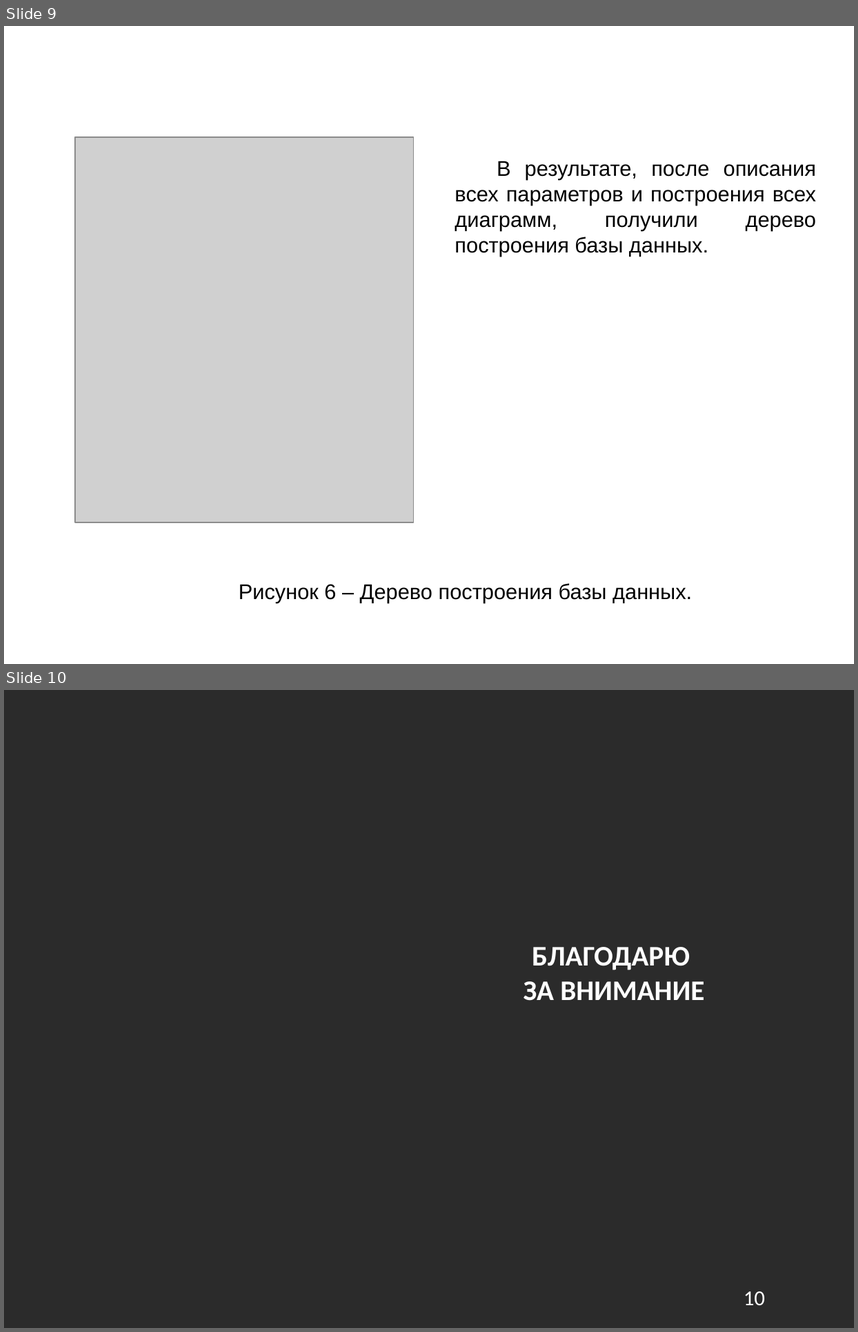
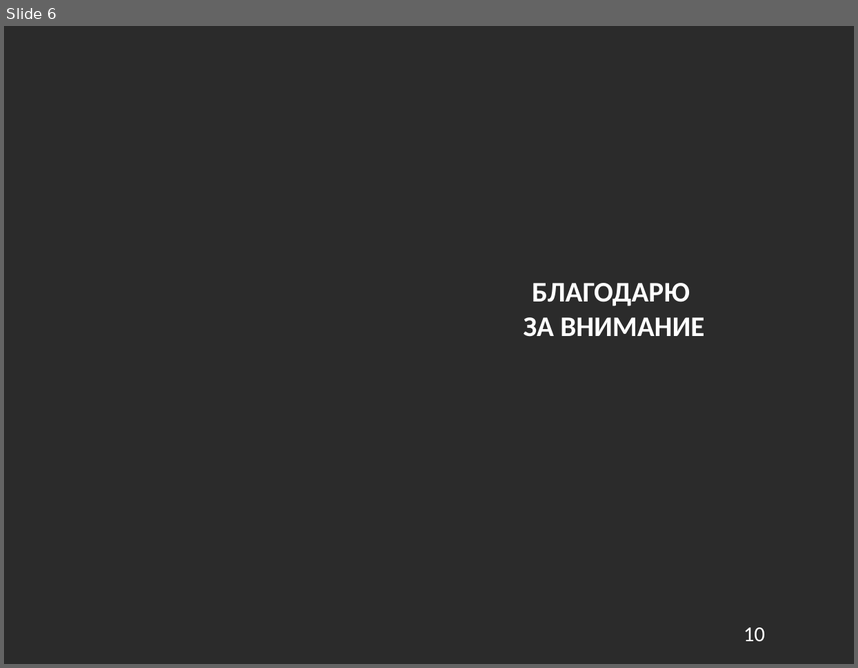
Before and after one commit to NeoWlad/Deutsch, a slide deck: Klimova_na_russkom.pptx. Shown one above the other, each under a label of ours: slides 9 and 10 before the commit, slide 6 after it. The pictures are 858x1332 and 858x668 pixels, drawn with LibreOffice and Linux fonts; fonts in the diff are those of the drawing; grey boxes stand for pictures; background and template pictures are left out; a plain dark background stands for a picture behind light text. Boxes give left, top, right and bottom in pixels: in the first picture for what was removed or moved away, otherwise in the second. Text is boxed around its words. In the diff, an @@ line names an element or a change of style, - is before the commit and + after.

```diff
--- a/Klimova_na_russkom.pptx
+++ b/Klimova_na_russkom.pptx
@@ slide 9 removed at <box>4,26,854,664</box>, background picture (left out) @@
@@ text removed at <box>85,45,819,94</box> @@
-Результаты программирования
@@ picture removed at <box>75,137,414,522</box> @@
@@ text removed at <box>455,161,816,256</box> @@
-В результате, после описания всех параметров и построения всех диаграмм, получили дерево построения базы данных.
@@ text removed at <box>239,583,692,602</box> @@
-Рисунок 6 – Дерево построения базы данных.
@@ page number removed at <box>754,615,797,649</box> @@
-9
@@ what was slide 10 is now slide 6 @@
```
Also in this commit, not shown: 1 slide changed, 4 slides added, 7 other slides removed, 4 other files.
